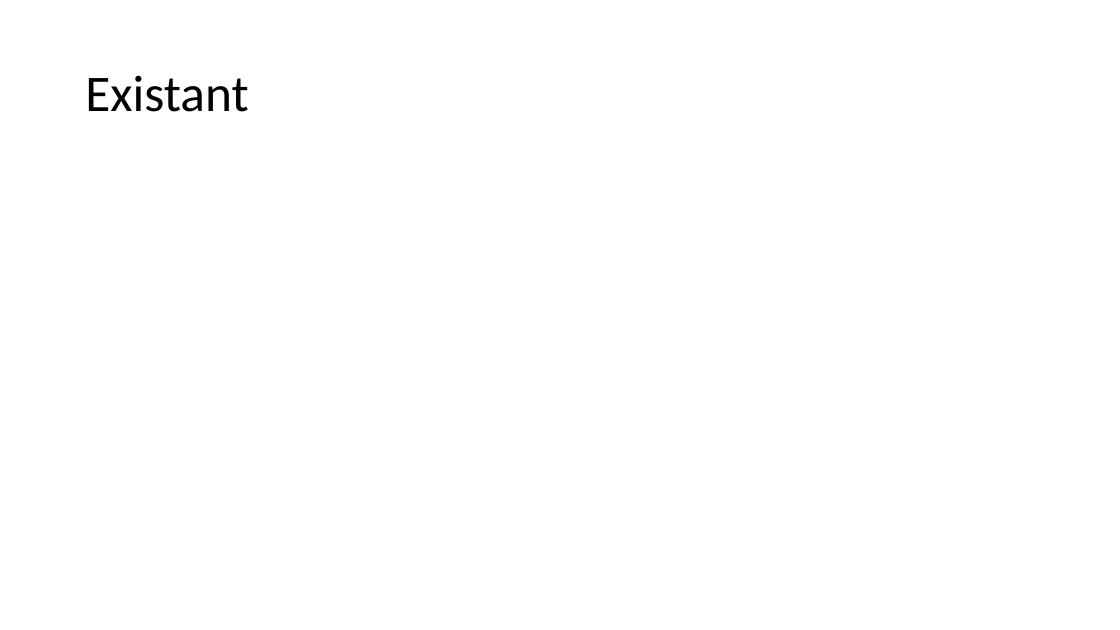
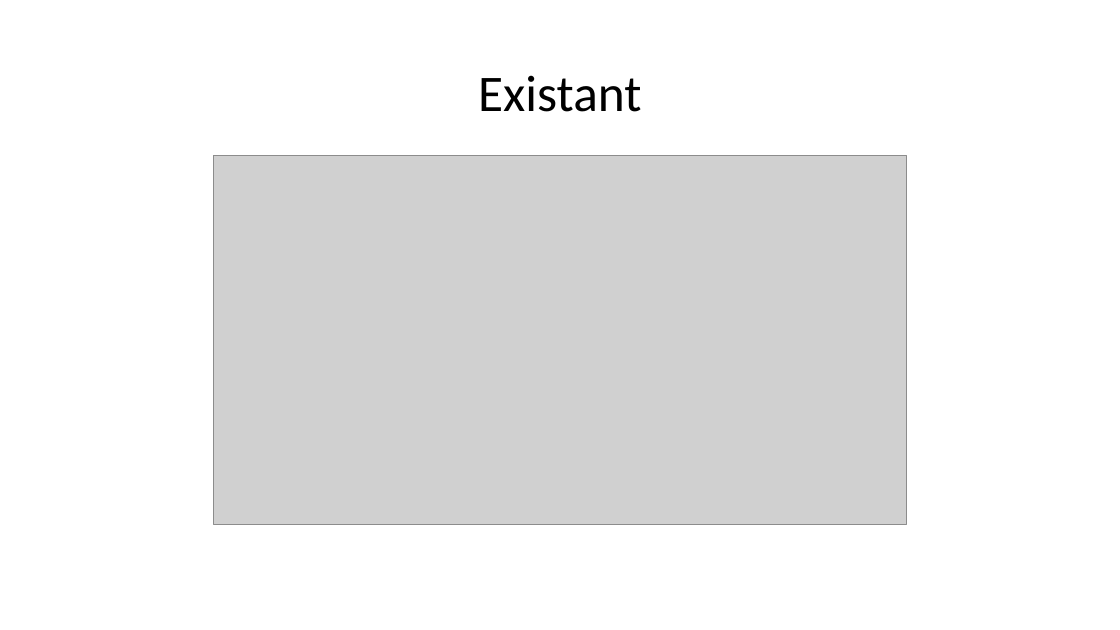
Before and after one commit to Thibaut-Comte/projetIT, a slide deck: slide 7 of PrésentationBourseEchangeSCPI.pptx. Drawn at 1120x630 pixels with LibreOffice and Linux fonts; fonts in the diff are those of the drawing; grey boxes stand for pictures. Boxes give left, top, right and bottom in pixels: in the first picture for what was removed or moved away, otherwise in the second. Text is boxed around its words. In the diff, an @@ line names an element or a change of style, - is before the commit and + after.

```diff
--- a/PrésentationBourseEchangeSCPI.pptx
+++ b/PrésentationBourseEchangeSCPI.pptx
@@ title "Existant" at box(478, 75, 641, 112): alignment left to centre @@
@@ picture added at box(213, 155, 907, 524) @@
```
Also in this commit, not shown: 3 other slides changed, 15 slides added, 2 slides removed, 4 other files.
